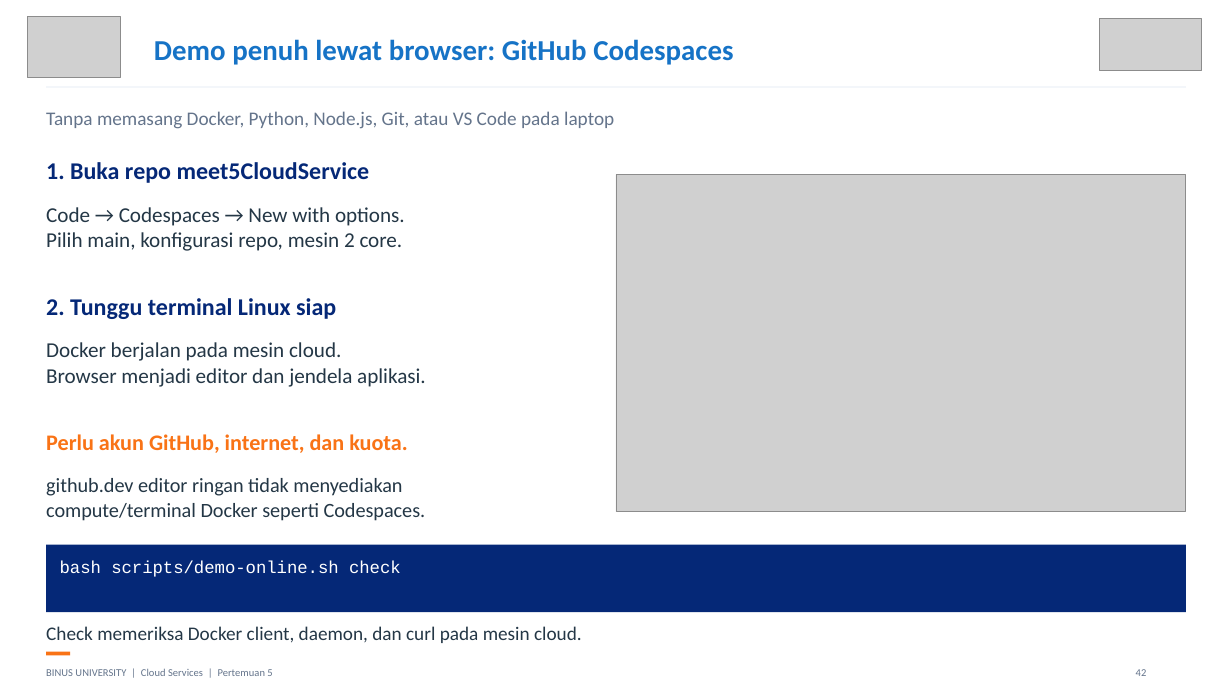
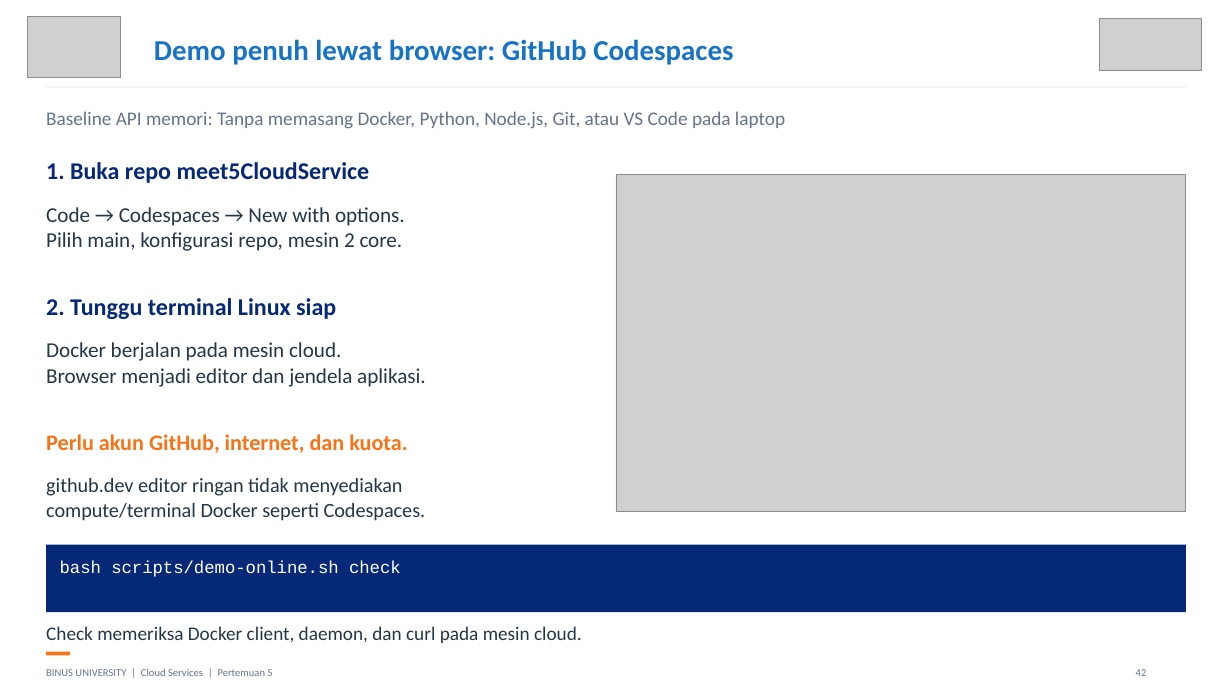
Before and after one commit to SeedFlora/meet5CloudService, a slide deck: slide 42 of slides/Teori_Pertemuan_05.pptx. Drawn at 1232x693 pixels with LibreOffice and Linux fonts; fonts in the diff are those of the drawing; grey boxes stand for pictures. Boxes give left, top, right and bottom in pixels: in the first picture for what was removed or moved away, otherwise in the second. Text is boxed around its words. In the diff, an @@ line names an element or a change of style, - is before the commit and + after.

Commit message:
Complete week 5 Docker Scout and three-tier Compose walkthroughs

```diff
--- a/slides/Teori_Pertemuan_05.pptx
+++ b/slides/Teori_Pertemuan_05.pptx
@@ text at box(46, 111, 785, 129): text changed @@
-Tanpa memasang Docker, Python, Node.js, Git, atau VS Code pada laptop
+Baseline API memori: Tanpa memasang Docker, Python, Node.js, Git, atau VS Code pada laptop
```
Also in this commit, not shown: 16 other slides changed, 22 slides added, 32 other files.
